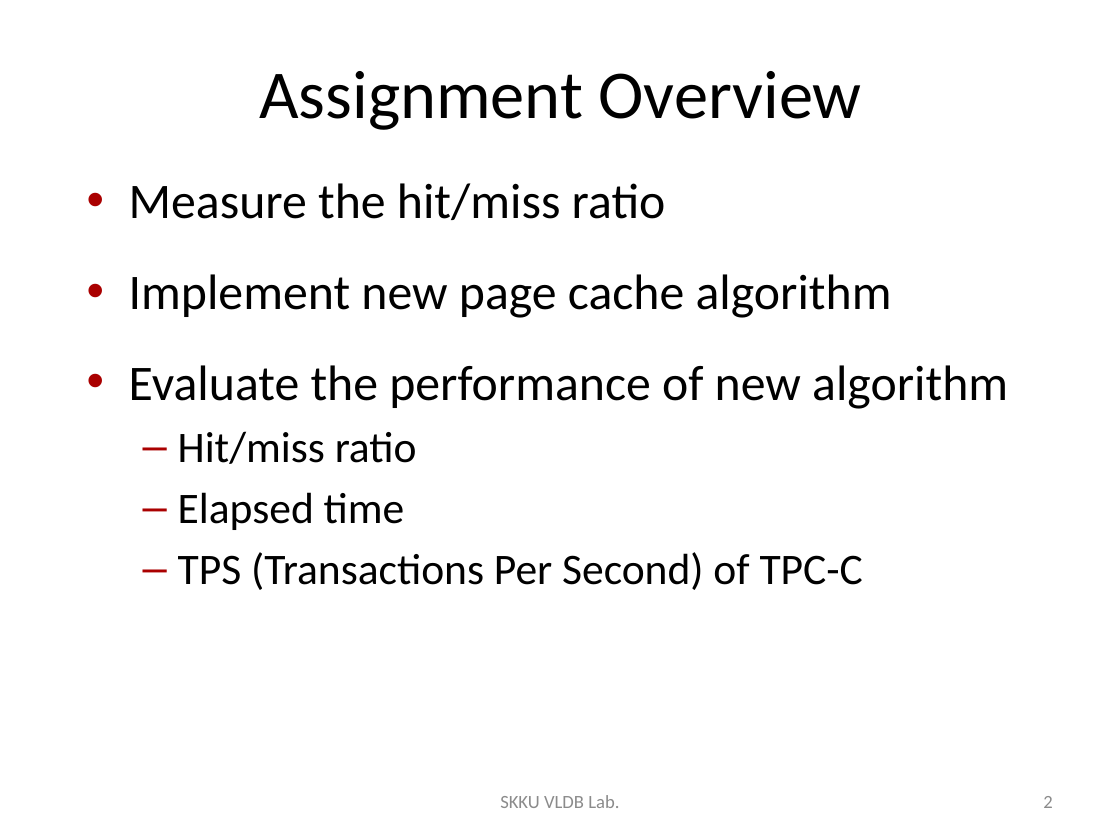
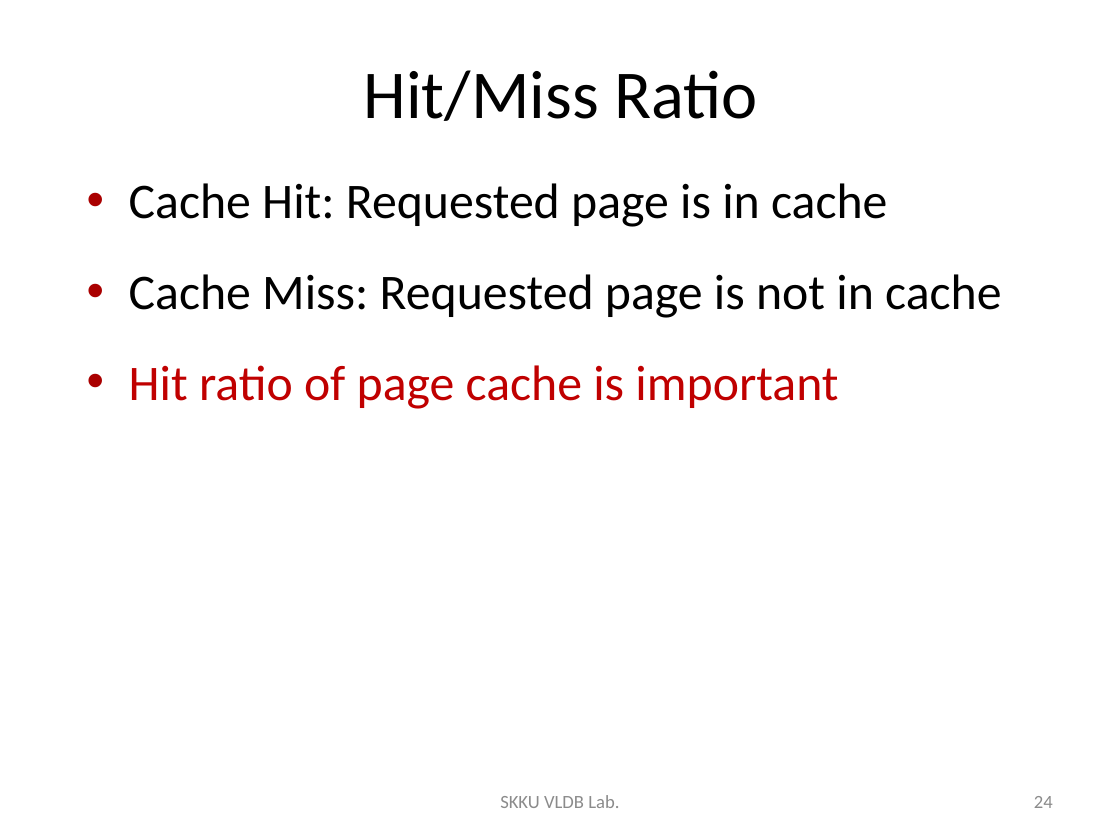
Before and after one commit to wurikiji/2016-db-programming-fall, a slide deck: slide 24 of 4주차/4주차 - SQLite buffer management.pptx (slide 2 before the commit). Drawn at 1120x840 pixels with LibreOffice and Linux fonts; fonts in the diff are those of the drawing. Boxes give left, top, right and bottom in pixels: in the first picture for what was removed or moved away, otherwise in the second. Text is boxed around its words. In the diff, an @@ line names an element or a change of style, - is before the commit and + after.

```diff
--- a/4주차/4주차 - SQLite buffer management.pptx
+++ b/4주차/4주차 - SQLite buffer management.pptx
@@ title at [364,70,757,121]: text changed @@
-Assignment Overview
+Hit/Miss Ratio
@@ text at [129,183,1001,409]: text changed @@
-• Measure the hit/miss ratio
-• Implement new page cache algorithm
-• Evaluate the performance of new algorithm
-  – Hit/miss ratio
-  – Elapsed time
-  – TPS (Transactions Per Second) of TPC-C
+• Cache Hit: Requested page is in cache
+• Cache Miss: Requested page is not in cache
+• Hit ratio of page cache is important
@@ page number at [1034,796,1053,808]: text changed @@
-2
+24
```
Also in this commit, not shown: 5 other slides changed, 20 slides added, 4 slides removed, 1 other file.
